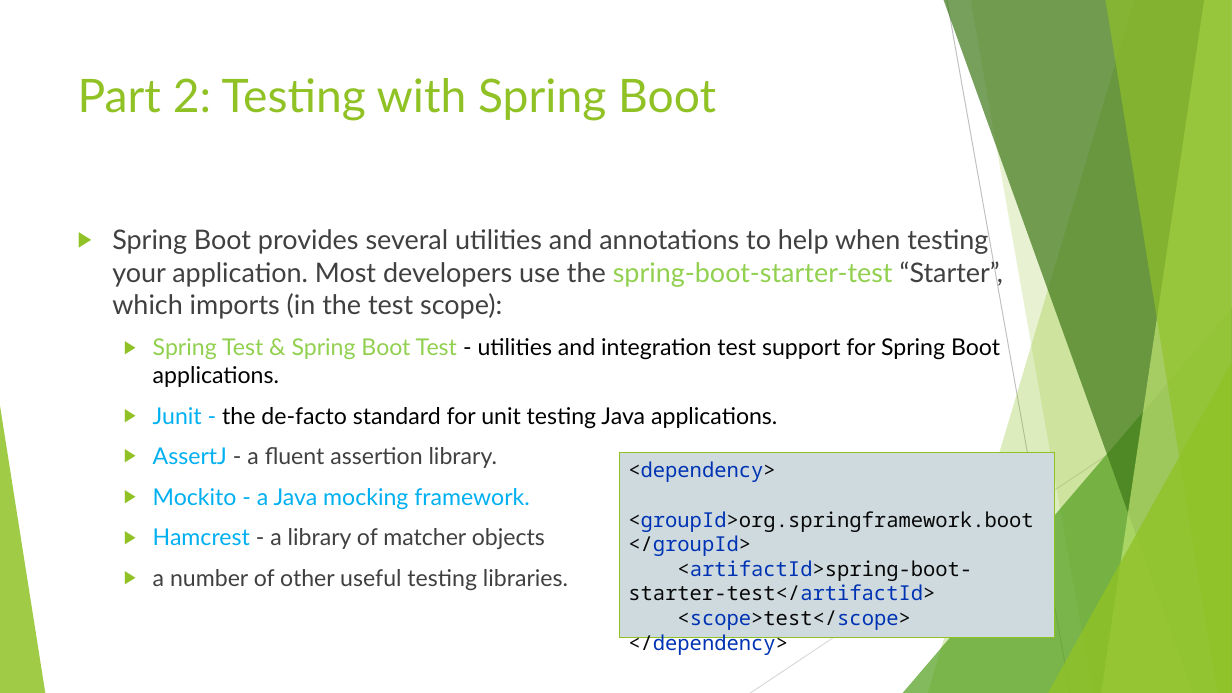
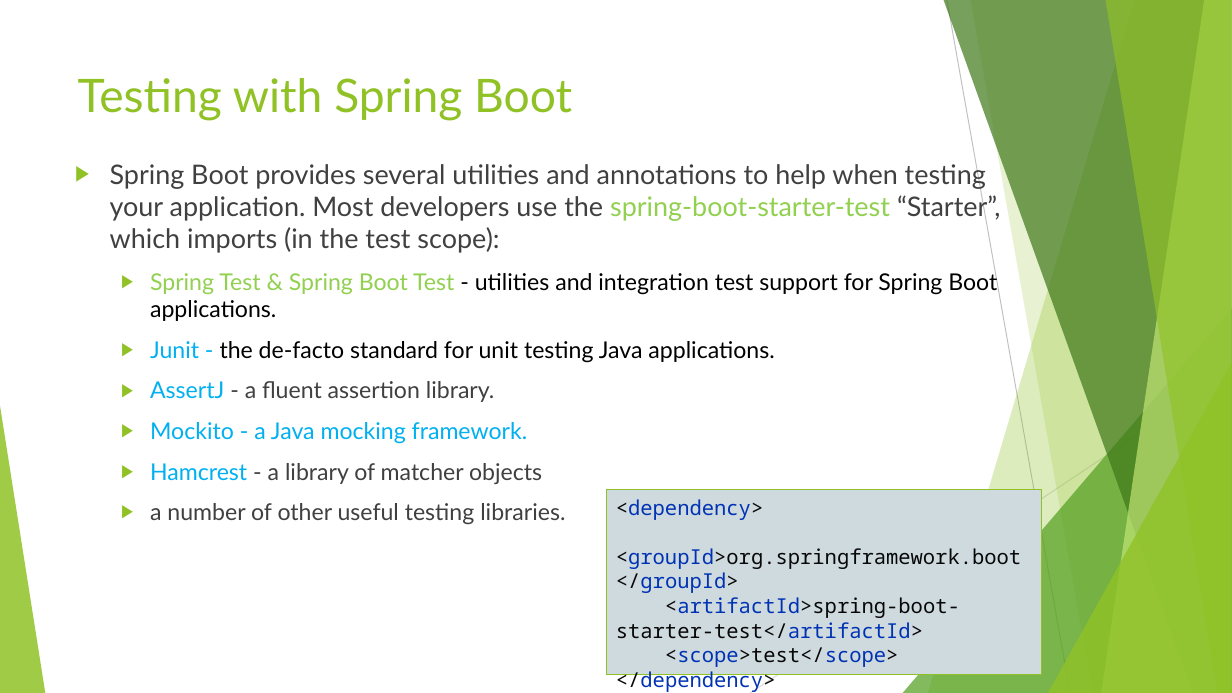
Before and after one commit to idanshal/sb-todo-app-tdp, a slide deck: slide 2 of course_data/presentations/practical_spring_boot_for_tdp_02.pptx. Drawn at 1232x693 pixels with LibreOffice and Linux fonts; fonts in the diff are those of the drawing. Boxes give left, top, right and bottom in pixels: in the first picture for what was removed or moved away, otherwise in the second. Text is boxed around its words. In the diff, an @@ line names an element or a change of style, - is before the commit and + after.

```diff
--- a/course_data/presentations/practical_spring_boot_for_tdp_02.pptx
+++ b/course_data/presentations/practical_spring_boot_for_tdp_02.pptx
@@ title at [78,78,572,121]: text changed @@
-Part 2: Testing with Spring Boot
+Testing with Spring Boot
@@ text "Spring Boot provides several utilities ...": place and size @@
-text "Spring Boot provides several utilities ..." at [112,226,1003,590]
+text "Spring Boot provides several utilities ..." at [110,161,1000,524]
@@ text "<dependency> <groupId>org.springframework.boot</groupId> <ar ...": place and size @@
-text "<dependency> <groupId>org.springframework.boot</groupId> <ar ..." at [619,453,1055,638]
+text "<dependency> <groupId>org.springframework.boot</groupId> <ar ..." at [607,490,1043,675]
```
Also in this commit, not shown: 5 other slides changed, 7 slides removed, 1 other file.
